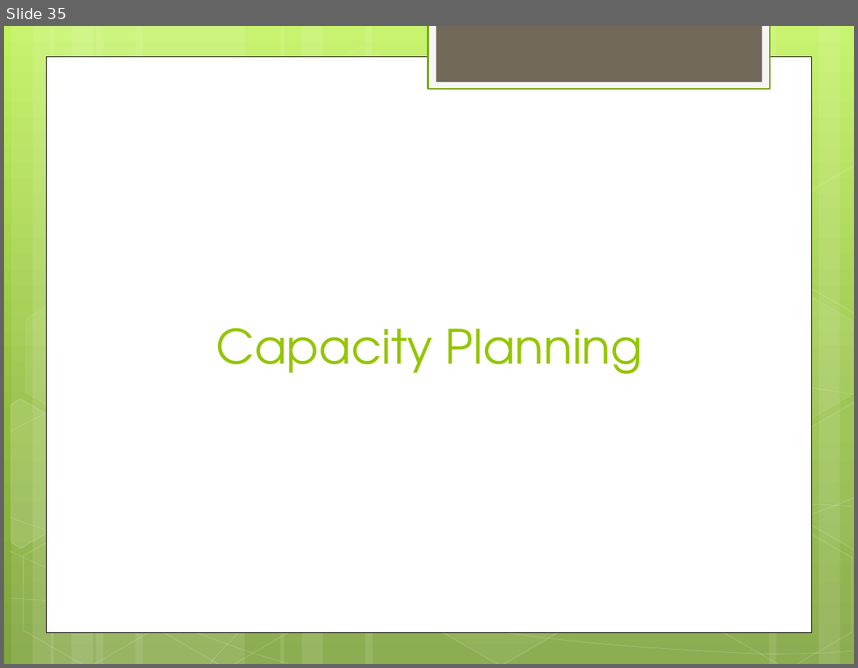
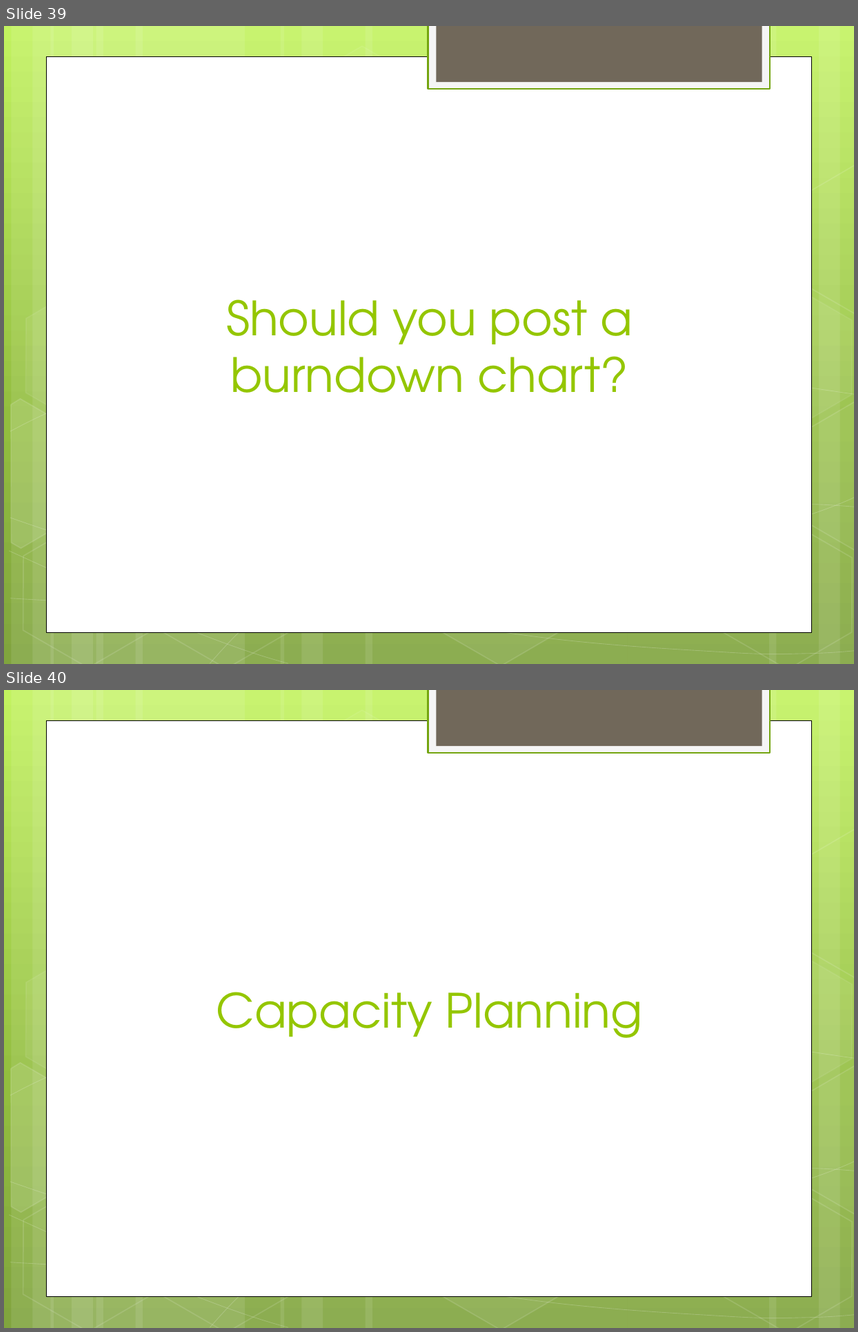
Before and after one commit to JonKruger/iteration-management, a slide deck: Iteration Management - Your Key to Predictable Delivery.pptx. Shown one above the other, each under a label of ours: slide 35 before the commit, slides 39 and 40 after it. The pictures are 858x668 and 858x1332 pixels, drawn with LibreOffice and Linux fonts; fonts in the diff are those of the drawing. Boxes give left, top, right and bottom in pixels: in the first picture for what was removed or moved away, otherwise in the second. Text is boxed around its words. In the diff, an @@ line names an element or a change of style, - is before the commit and + after.

```diff
--- a/Iteration Management - Your Key to Predictable Delivery.pptx
+++ b/Iteration Management - Your Key to Predictable Delivery.pptx
@@ slide 39 added at [4,26,854,664], background gradient #C3F35F to #93BF3F to #81A53E; not listed: 31 template elements that a slide beside it also shows @@
@@ title added at [226,299,633,392], 40 pt, text #94C600 @@
+Should you post a burndown chart?
@@ what was slide 35 is now slide 40 @@
```
Also in this commit, not shown: 4 slides changed, 5 other slides added.
